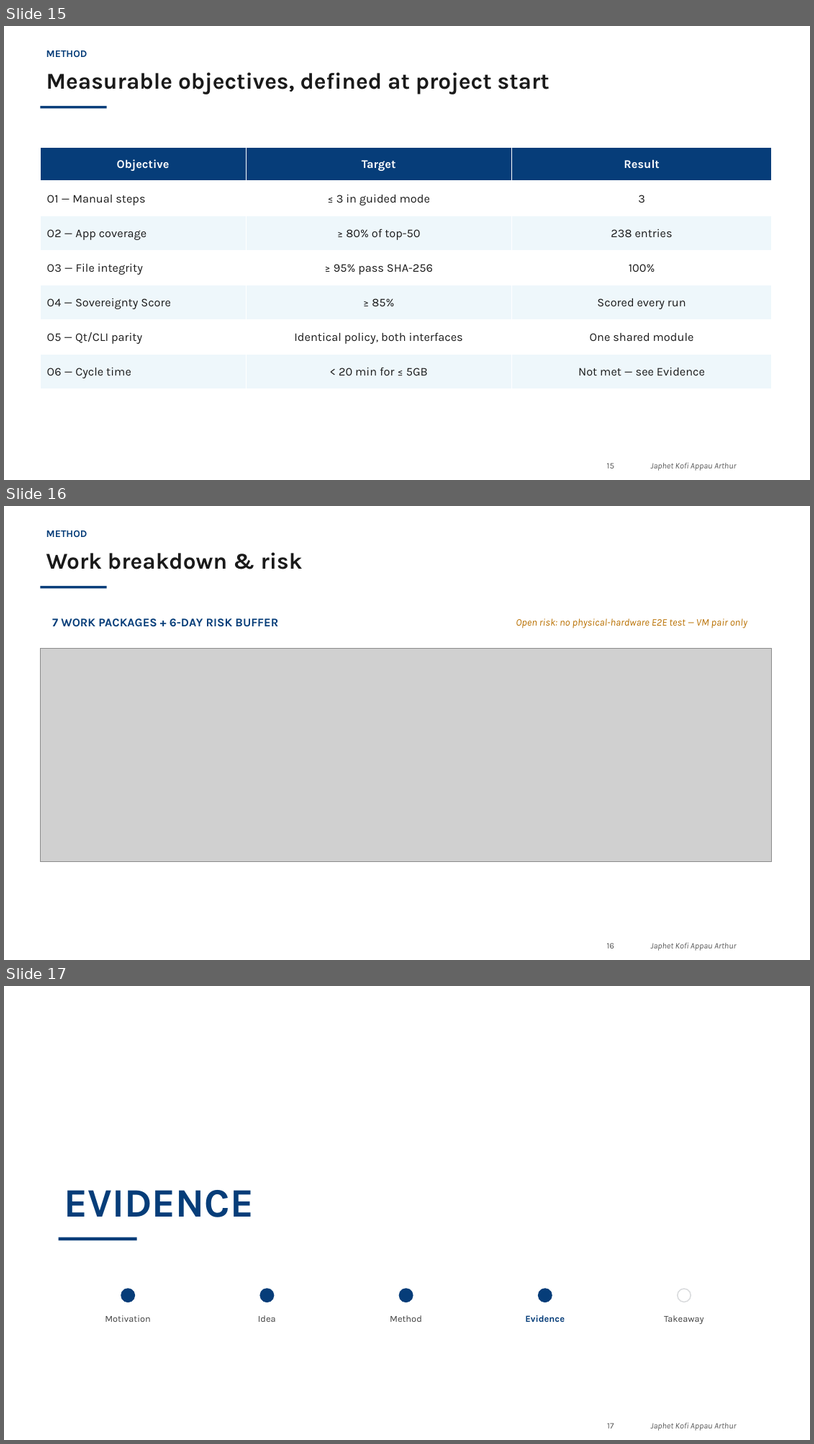
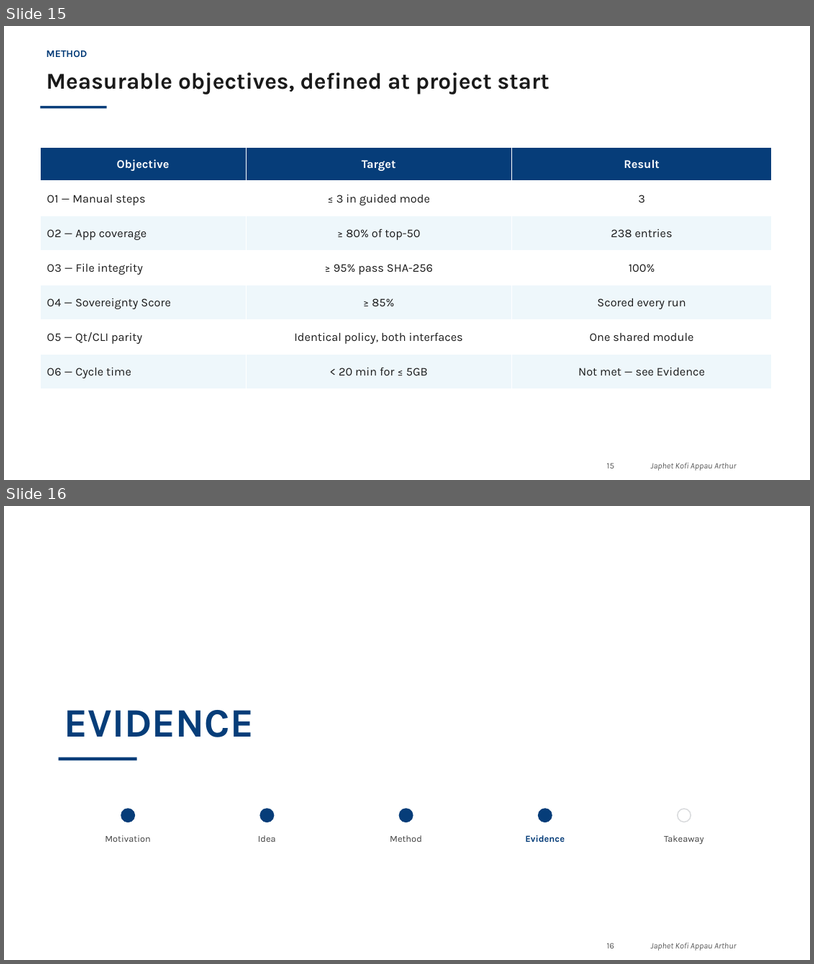
Before and after one commit to PenCoder/full-auto-migration, a slide deck: docs/presentation/Migration_Wizard_Praktikum_Presentation.pptx. Shown one above the other, each under a label of ours: slides 15, 16 and 17 before the commit, slides 15 and 16 after it. The pictures are 814x1444 and 814x964 pixels, drawn with LibreOffice and Linux fonts; fonts in the diff are those of the drawing; grey boxes stand for pictures; background and template pictures are left out. Boxes give left, top, right and bottom in pixels: in the first picture for what was removed or moved away, otherwise in the second. Text is boxed around its words. In the diff, an @@ line names an element or a change of style, - is before the commit and + after.

```diff
--- a/docs/presentation/Migration_Wizard_Praktikum_Presentation.pptx
+++ b/docs/presentation/Migration_Wizard_Praktikum_Presentation.pptx
@@ slide 16 removed at bbox=[4, 506, 810, 960], background #FFFFFF; not listed: 2 template elements that a slide beside it also shows @@
@@ text removed at bbox=[46, 530, 88, 537] @@
-METHOD
@@ text removed at bbox=[46, 552, 303, 569] @@
-Work breakdown & risk
@@ rectangle removed at bbox=[40, 586, 107, 588] @@
@@ text removed at bbox=[52, 618, 278, 627] @@
-7 WORK PACKAGES + 6-DAY RISK BUFFER
@@ text removed at bbox=[516, 618, 748, 628] @@
-Open risk: no physical-hardware E2E test — VM pair only
@@ picture removed at bbox=[40, 648, 772, 862] @@
@@ what was slide 17 is now slide 16 @@
@@ page number at bbox=[607, 942, 615, 948]: text changed @@
-17
+16
```
Also in this commit, not shown: 1 slide changed.
